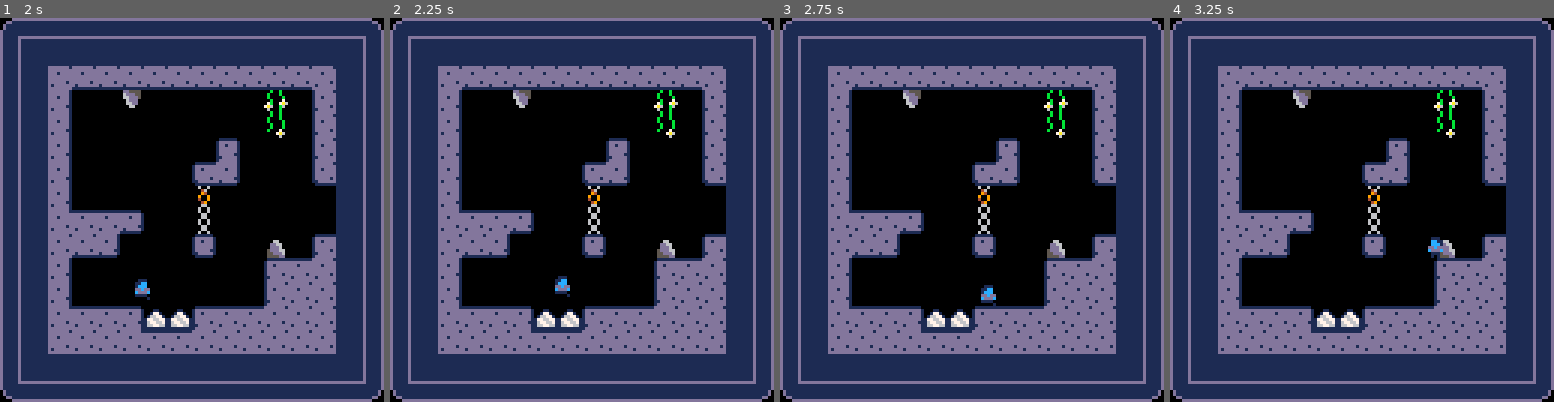
Above: before the commit, frames 1-4 (left to right).
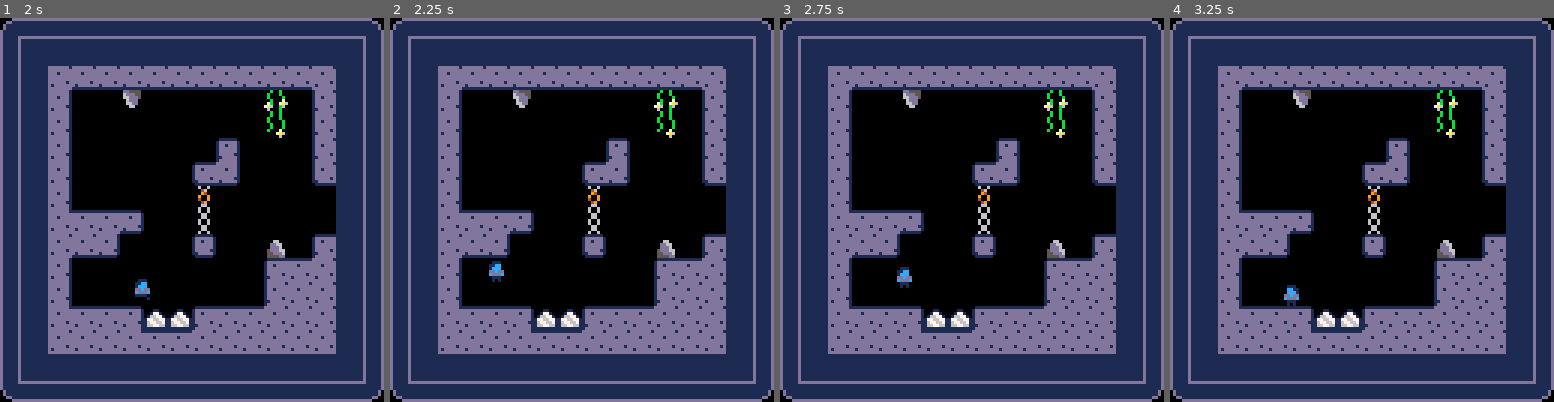
Above: after the commit, the same moments.

Repository: samskivert/darkflame
Game: PICO-8 cartridge darkflame.p8
The game is run twice, just before and just after one commit, with the same random seed, the same clock (stepped at 60 frames per second) and the same inputs.
Inputs:
- Up to frame 1 (2 s): tap X (X key) at 0.33, 1.07, 1.85 s; tap O (Z key) at 0.7, 1.7 s; hold Right from 1.6 s (still down)
- Up to frame 2 (2.25 s): release Right at 2.1 s; tap O (Z key) at 2.1 s; hold Up from 2.15 s (still down)
- Up to frame 3 (2.75 s): release Up at 2.42 s; hold Right from 2.47 s (still down); tap O (Z key) at 2.5 s
- Up to frame 4 (3.25 s): tap O (Z key) at 2.9 s; tap X (X key) at 2.97 s; release Right at 3.03 s; hold Left from 3.08 s (still down)

Frame 1 is identical in both runs. In frame 2, 0.3% of the frame differs, in the area x 25-47%, y 63-73%; in frame 3, 0.3%; in frame 4, 0.3%.

Commit message:
Hacky spike checking and last position restore.
It still seems possible to glitch through the spikes, so I'll probably have to
sort out something more robust. Or declare it to be a feature.

Diff:
--- a/actor.lua
+++ b/actor.lua
@@ -139,67 +139,85 @@
   -- x movement
 
   -- candidate position
-  x1 = a.x + a.dx + sgn(a.dx)/4
-
-  if not ssolid(x1,a.y-0.5,ign) then
-    -- nothing in the way->move
-    a.x += a.dx
-  else -- hit wall
-    -- bounce
-    if (a.dash > 0) sfx(12)
-    a.dx *= -1
-    a.hit_wall=true
-    -- monsters turn around
-    if (a.is_monster) then
-      a.d *= -1
-      a.dx = 0
-    end
-  end
-
-  -- y movement
-  local fw=0.25
-
-  if (a.dy < 0) then
-    -- going up
-    if (ssolid(a.x-fw, a.y+a.dy-1,ign) or ssolid(a.x+fw, a.y+a.dy-1,ign)) then
-      a.dy=0
-      -- snap to roof
-      a.y=flr(a.y+.5)
+  local x1 = a.x + a.dx + sgn(a.dx)/4
+
+  -- check hit spike
+  local val = mget(x1, a.y-0.5)
+  if (a.is_player and fget(val, 0)) then
+    a.x = a.restore_x
+    a.y = a.restore_y
+    a.dx = 0
+    a.dy = 0
+  else
+    if not ssolid(x1,a.y-0.5,ign) then
+      -- nothing in the way->move
+      a.x += a.dx
+    else -- hit wall
+      -- bounce
+      if (a.dash > 0) sfx(12)
+      a.dx *= -1
+      a.hit_wall=true
+      -- monsters turn around
+      if (a.is_monster) then
+        a.d *= -1
+        a.dx = 0
+      end
+    end
+
+    -- y movement
+    local fw=0.25
+
+    if (a.dy < 0) then
+      -- going up
+      if (ssolid(a.x-fw, a.y+a.dy-1,ign) or ssolid(a.x+fw, a.y+a.dy-1,ign)) then
+        a.dy=0
+        -- snap to roof
+        a.y=flr(a.y+.5)
+      else
+        a.y += a.dy
+      end
     else
-      a.y += a.dy
-    end
-  else
-    -- going down
-    local y1=a.y+a.dy
-    if ssolidd(a.x-fw,y1) or ssolidd(a.x+fw,y1) then
-      -- bounce
-      if (a.bounce > 0 and a.dy > 0.2) then
-        a.dy = a.dy * -a.bounce
+      -- going down
+      local y1=a.y+a.dy
+      local lsolid = ssolidd(a.x-fw,y1)
+      local rsolid = ssolidd(a.x+fw,y1)
+      if lsolid then
+        a.restore_x = flr(a.x-fw) + 0.5
+      elseif rsolid then
+        a.restore_x = flr(a.x+fw) + 0.5
+      end
+
+      if lsolid or rsolid then
+        -- bounce
+        if (a.bounce > 0 and a.dy > 0.2) then
+          a.dy = a.dy * -a.bounce
+        else
+          a.standing=true
+          a.dy=0
+        end
+        -- snap to top of ground
+        a.y=flr(a.y+0.75)
+        a.restore_y = flr(a.y) + 0.5
       else
-        a.standing=true
-        a.dy=0
-      end
-      -- snap to top of ground
-      a.y=flr(a.y+0.75)
-    else
-      a.y += a.dy
-    end
-    -- pop up
-    while solid(a.x,a.y-0.05) do
-      a.y -= 0.125
-    end
-  end
-
-  -- gravity and friction
-  a.dy += a.ddy
-  a.dy *= 0.95
-
-  -- x friction
-  a.dx *= 0.9
-  if (a.standing) then
-    a.dx *= a.friction
-  end
-  --end
+        a.y += a.dy
+      end
+      -- pop up
+      while solid(a.x,a.y-0.05) do
+        a.y -= 0.125
+      end
+    end
+
+    -- gravity and friction
+    a.dy += a.ddy
+    a.dy *= 0.95
+
+    -- x friction
+    a.dx *= 0.9
+    if (a.standing) then
+      a.dx *= a.friction
+    end
+    --end
+  end
 
   -- counters
   a.t = a.t + 1
